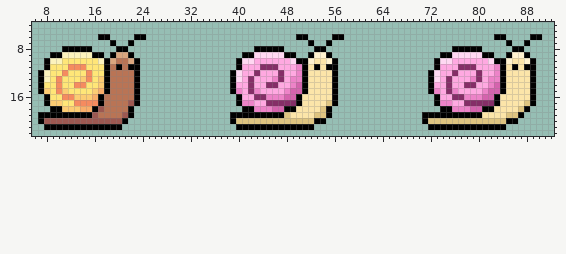
Two versions of one sprite sheet, public/assets/snail_walk_4.png. The first picture shows the starting point.
The file is 96x32 pixels. Shown: x 6..92, y 4..22.
And afterwards:
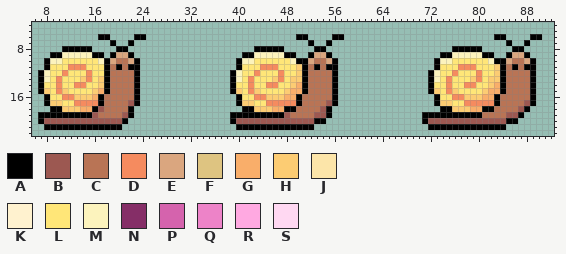
Palette (. is transparent): A #000000  B #9c5851  C #b97455  D #f58b5f  E #daa67f  F #dec481  G #f9ae6a  H #fccc73  J #fce5a9  K #fff2cf  L #ffe678  M #fcf3bd  N #852e67  P #d563ad  Q #ed83c8  R #ffa9e1  S #ffd8f2
Difference:
@@ x 38..90 @@
  8 .....AAAAA.....AA.....................AAAAA.....AA...
- 9 ...AASSSSSAA..AKKA..................AASSSSSAA..AKKA..
-10 ..ASSRRRRRRSAAKJJKA................ASSRRRRRRSAAKJJKA.
-11 ..ARRRNNNRRRQAJAJAA................ARRRNNNRRRQAJAJAA.
-12 .ASRRNRRRNRRQAJJJJA...............ASRRNRRRNRRQAJJJJA.
-13 .ASRNRRRQNRQQAJJJJA...............ASRNRRRQNRQQAJJJJA.
-14 .ARRNRRNNRRQPAJJJJA...............ARRNRRNNRRQPAJJJJA.
-15 .AQRNQRRRRQPPAJJJJA...............AQRNQRRRRQPPAJJJJA.
-16 ..ARRNNQQQPPAJJJJJA................ARRNNQQQPPAJJJJJA.
-17 ..AQQRRNNNNNAJJJJFA................AQQRRNNNNNAJJJJFA.
-18 ...AAQQQPPAAJJJJFA..................AAQQQPPAAJJJJFA..
-19 .AAAAAAAAAFJJJJFFA...............AAAAAAAAAAJJJJFFA...
-20 .AFFFFFFFFFFFFFAA................AFFFFFFFFFFFFFAA....
+ 9 ...AAMMMMMAA..AEEA..................AAMMMMMAA..AEEA..
+10 ..AMMLLLLLLMAAECCEA................AMMLLLLLLMAAECCEA.
+11 ..ALLLDDDLLLHACACAA................ALLLDDDLLLHACACAA.
+12 .AMLLDLLLDLLHACCCCA...............AMLLDLLLDLLHACCCCA.
+13 .AMLDLLLHDLHHACCCCA...............AMLDLLLHDLHHACCCCA.
+14 .ALLDLLDDLLHGACCCCA...............ALLDLLDDLLHGACCCCA.
+15 .AHLDHLLLLHGGACCCCA...............AHLDHLLLLHGGACCCCA.
+16 ..ALLDDHHHGGACCCCCA................ALLDDHHHGGACCCCCA.
+17 ..AHHLLDDDDDACCCCBA................AHHLLDDDDDACCCCBA.
+18 ...AAHHHGGAACCCCBA..................AAHHHGGAACCCCBA..
+19 .AAAAAAAAABCCCCBBA...............AAAAAAAAAACCCCBBA...
+20 .ABBBBBBBBBBBBBAA................ABBBBBBBBBBBBBAA....
 21 ..AAAAAAAAAAAAA...................AAAAAAAAAAAAA......
Pixel boxes of the changes (left, top, right, bottom) in both pictures:
changed: (236, 52, 332, 124)
changed: (428, 52, 530, 124)
